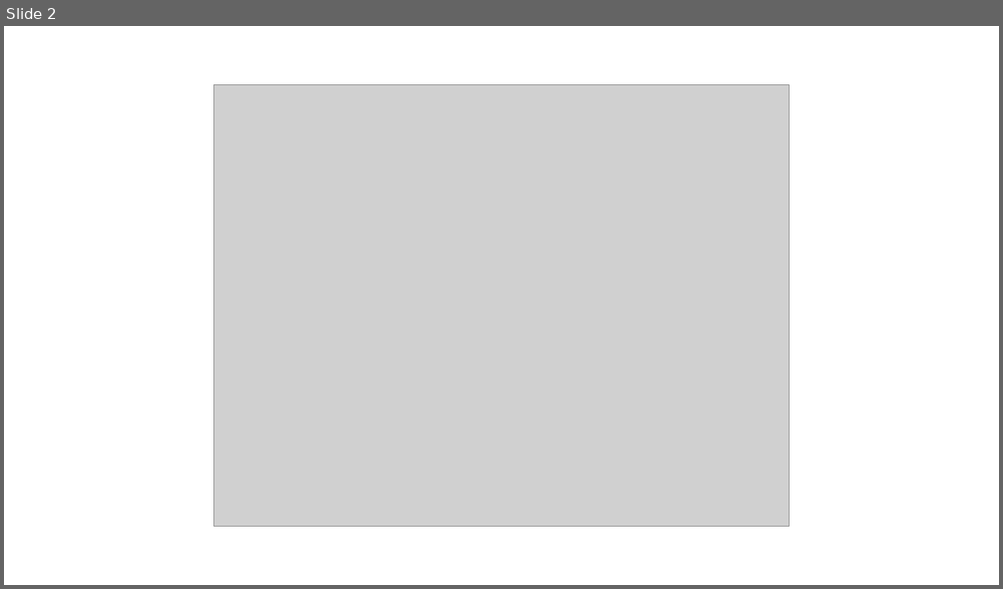
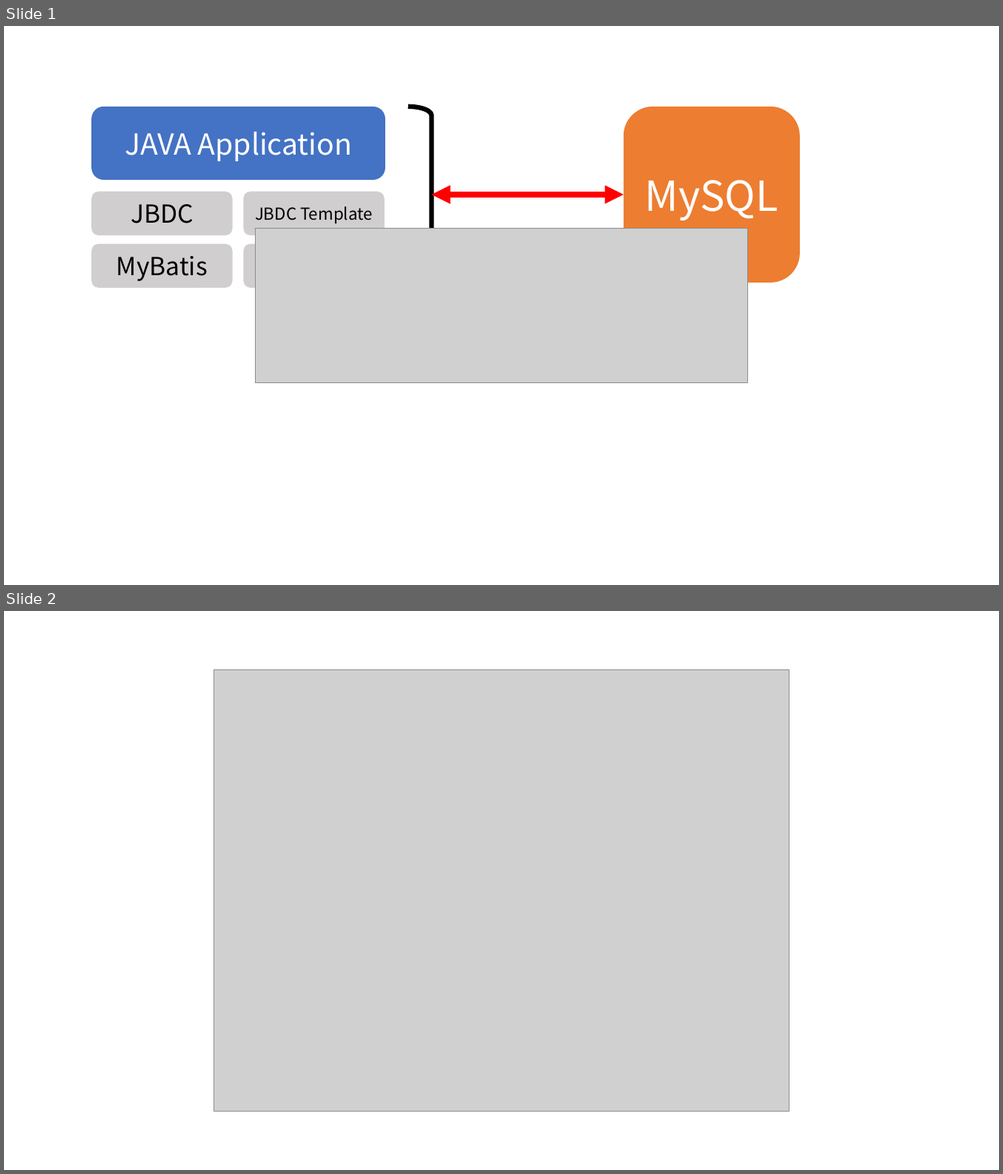
Before and after one commit to ho8566z/daily_log, a slide deck: notion/create_notion_img.pptx. Shown one above the other, each under a label of ours: slide 2 before the commit, slides 1 and 2 after it. The pictures are 1003x589 and 1003x1174 pixels, drawn with LibreOffice and Linux fonts; fonts in the diff are those of the drawing; grey boxes stand for pictures. Boxes give left, top, right and bottom in pixels: in the first picture for what was removed or moved away, otherwise in the second. Text is boxed around its words. In the diff, an @@ line names an element or a change of style, - is before the commit and + after.

```diff
--- a/notion/create_notion_img.pptx
+++ b/notion/create_notion_img.pptx
@@ slide 1 added at bbox=[4, 26, 999, 585], background #FFFFFF @@
@@ group added at bbox=[91, 107, 800, 288]: 6 rounded rectangles, 1 right bracket, 1 double arrow @@
+JAVA Application
+MySQL
+JBDC
+JBDC Template
+MyBatis
@@ picture added at bbox=[256, 228, 747, 383] @@
```
Also in this commit, not shown: 1 slide removed, 55 other files.
